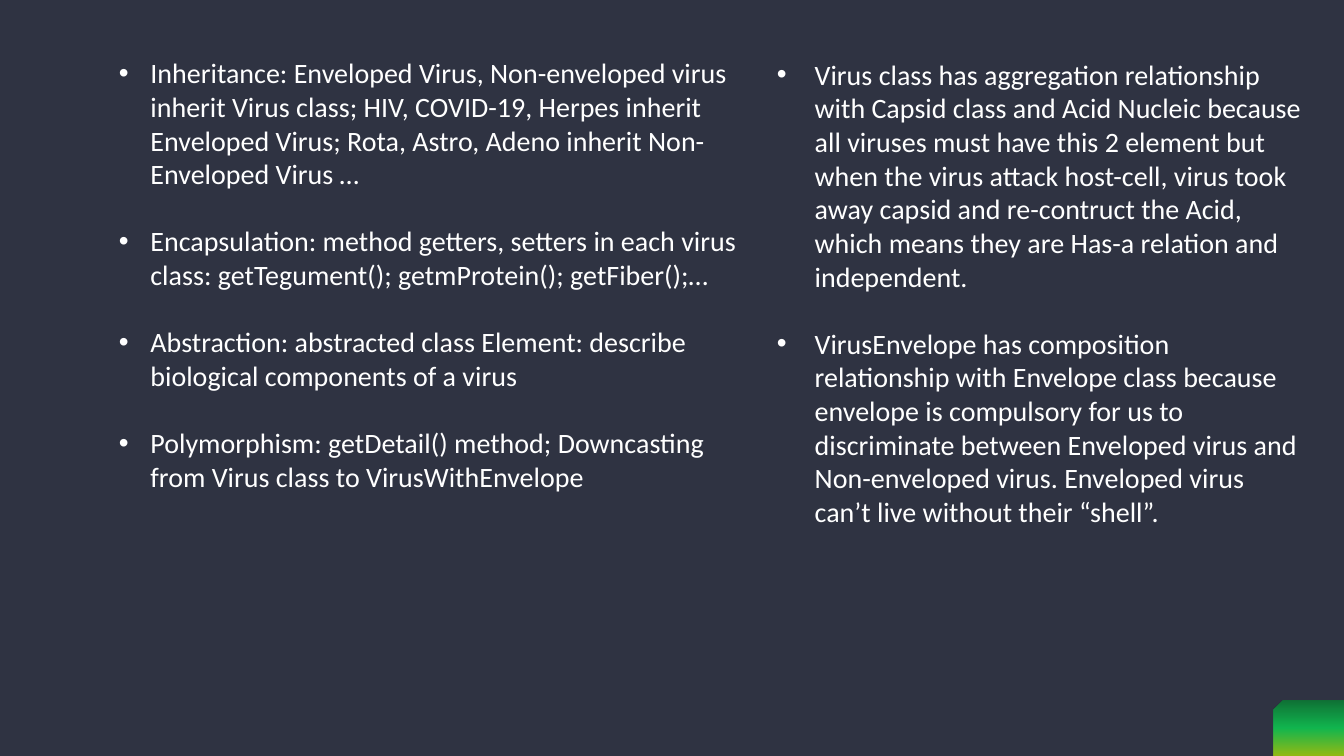
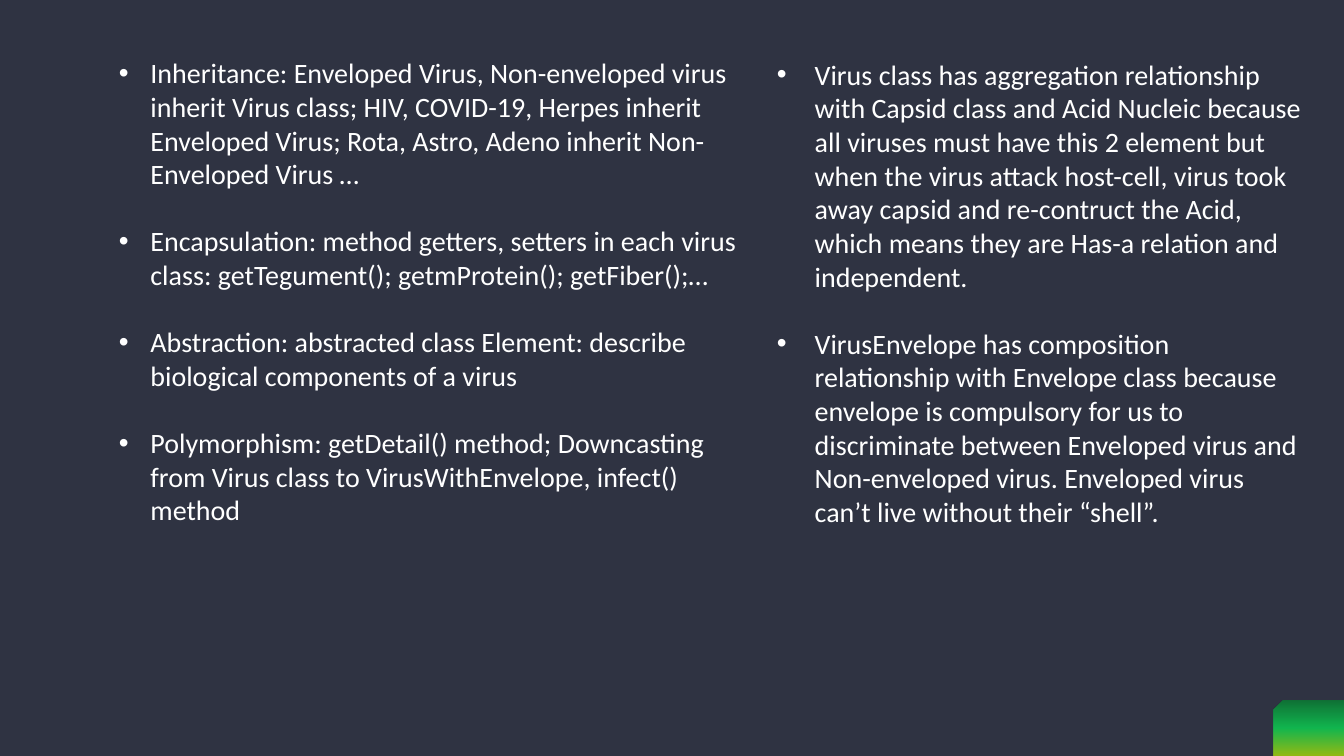
Before and after one commit to tqthai2001/OOLT.ICT.20212.Team06, a slide deck: slide 12 of Presentation/presentation.pptx (slide 9 before the commit). Drawn at 1344x756 pixels with LibreOffice and Linux fonts; fonts in the diff are those of the drawing; background and template pictures are left out. Boxes give left, top, right and bottom in pixels: in the first picture for what was removed or moved away, otherwise in the second. Text is boxed around its words. In the diff, an @@ line names an element or a change of style, - is before the commit and + after.

Commit message:
apply polymorphism by infect() method, modify slides and report

```diff
--- a/Presentation/presentation.pptx
+++ b/Presentation/presentation.pptx
@@ text at [150,432,704,520]: text changed @@
-• Polymorphism: getDetail() method; Downcasting from Virus class to VirusWithEnvelope
+• Polymorphism: getDetail() method; Downcasting from Virus class to VirusWithEnvelope, infect() method
```
Also in this commit, not shown: 3 other slides changed, 4 slides added, 1 slide removed, 32 other files.
